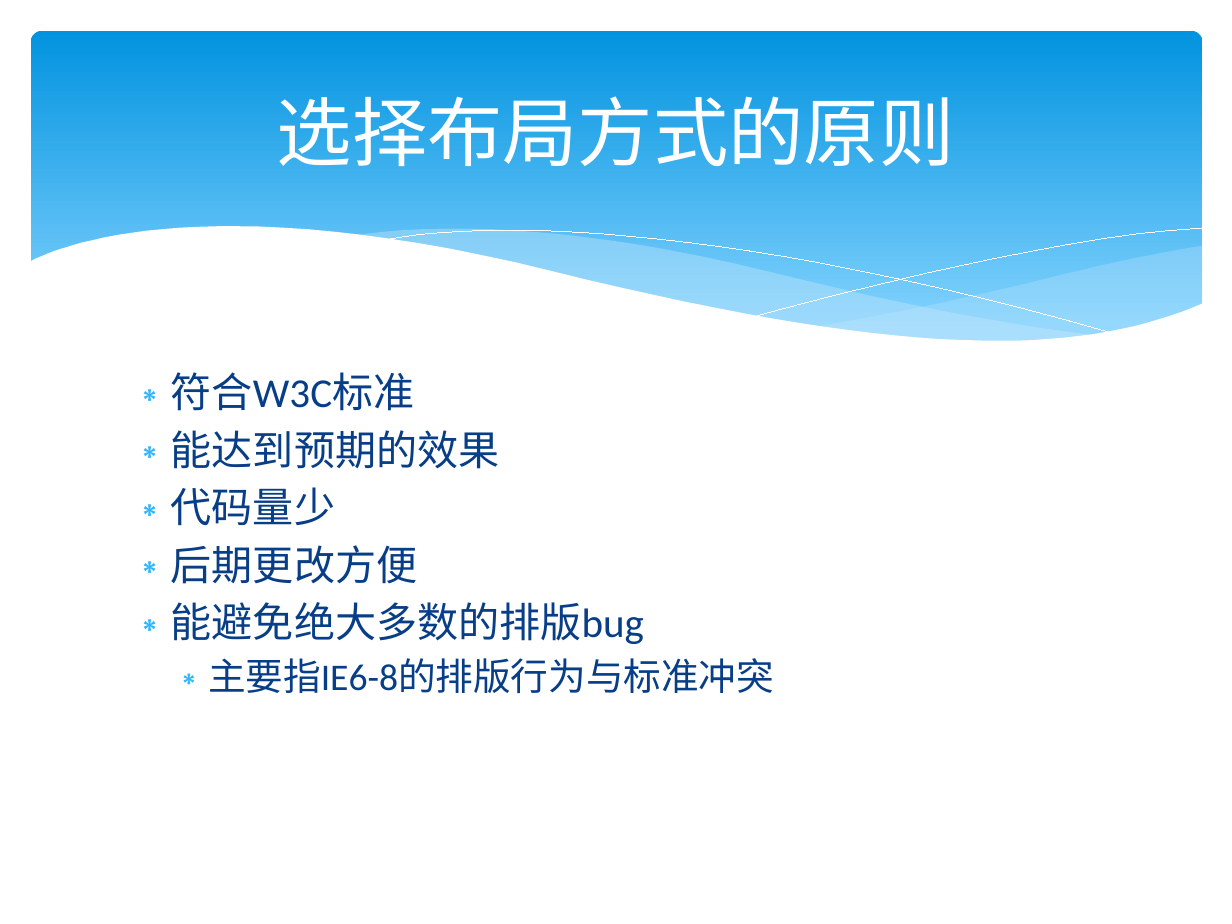
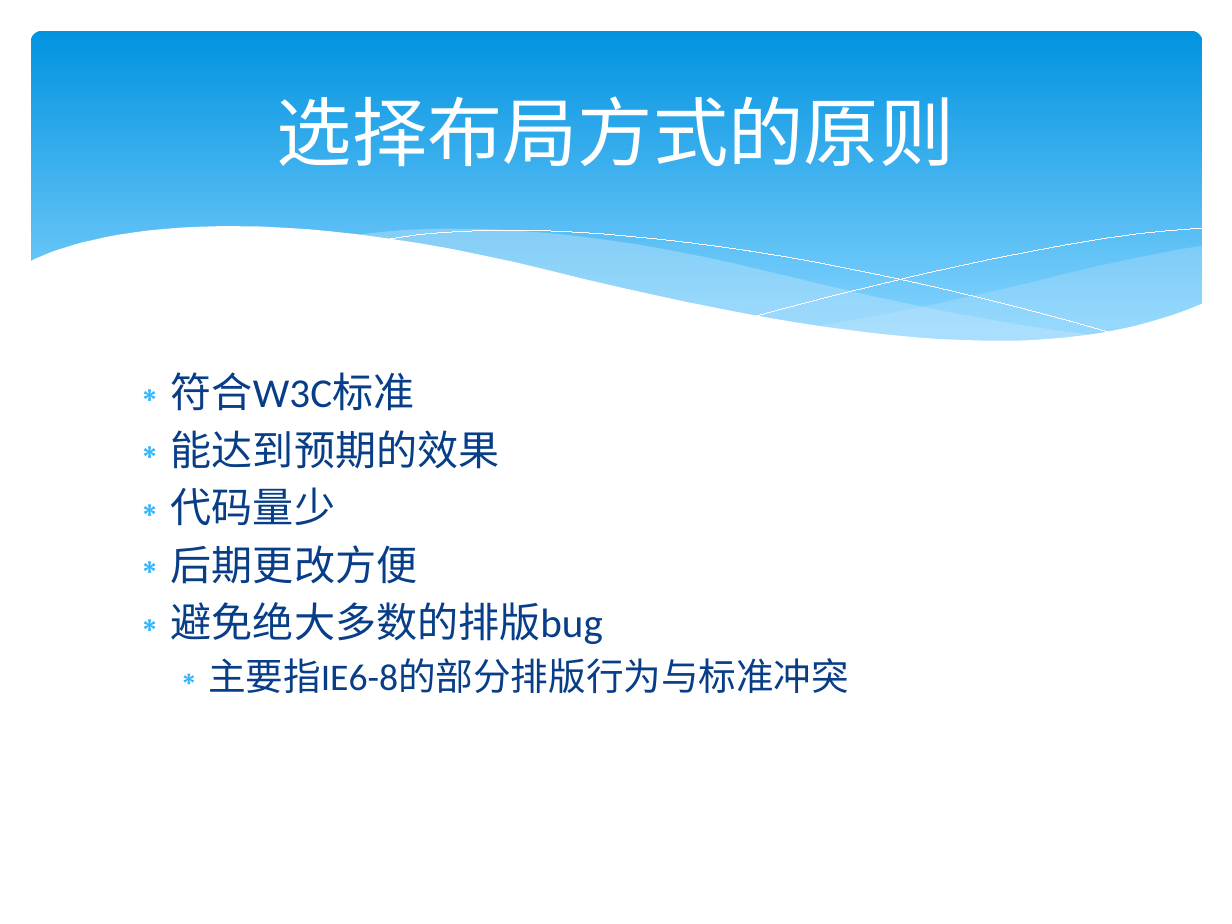
Before and after one commit to Hawkeyes0/HTML5-Test, a slide deck: slide 3 of Tour/Web前端技术_布局.pptx. Drawn at 1232x924 pixels with LibreOffice and Linux fonts; fonts in the diff are those of the drawing. Boxes give left, top, right and bottom in pixels: in the first picture for what was removed or moved away, otherwise in the second. Text is boxed around its words. In the diff, an @@ line names an element or a change of style, - is before the commit and + after.

```diff
--- a/Tour/Web前端技术_布局.pptx
+++ b/Tour/Web前端技术_布局.pptx
@@ text at [171,602,849,693]: text changed @@
-∗ 能避免绝大多数的排版bug
-  ∗ 主要指IE6-8的排版行为与标准冲突
+∗ 避免绝大多数的排版bug
+  ∗ 主要指IE6-8的部分排版行为与标准冲突
```
Also in this commit, not shown: 1 other slide changed, 6 other files.
